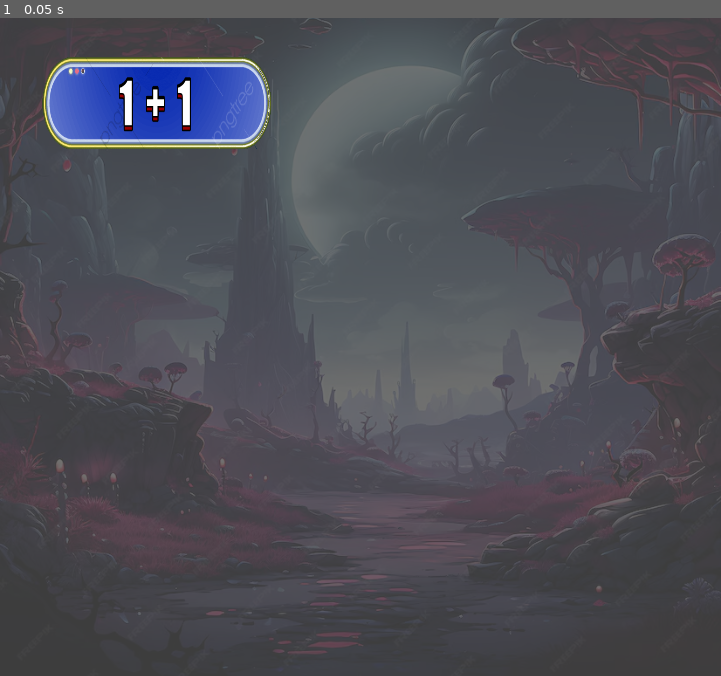
Above: before the commit, frame 1.
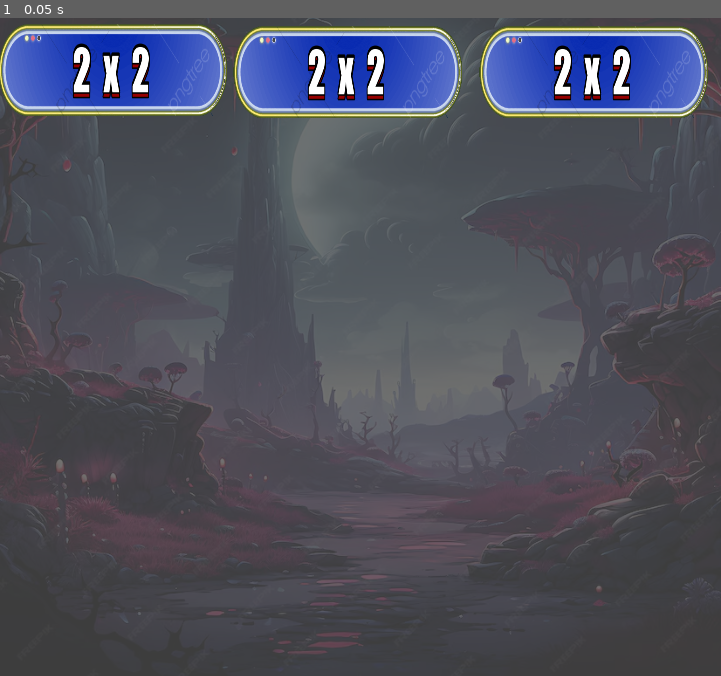
Above: after the commit, the same moment.

Repository: Klousse/Math-Invaders
Game: Godot game, scene res://Scenes/Game.tscn
Same seed, same stepped clock (60 frames per second), same inputs: the game is played once before the commit and once after it.
Inputs:
- Up to frame 1 (0.05 s): no input

The runs differ from the first frame. In frame 1, 14% of the frame differs, in the area x 0-99%, y 0-20%.

Commit message:
invader refinement and script for making calculations

Diff:
--- a/Scenes/Game.tscn
+++ b/Scenes/Game.tscn
@@ -13,5 +13,13 @@
 [node name="InvaderContainer" type="Node2D" parent="."]
 
 [node name="Invader" parent="InvaderContainer" instance=ExtResource("2_o0ixr")]
-position = Vector2(157, 85)
+position = Vector2(348, 54)
 scale = Vector2(0.397569, 0.620805)
+
+[node name="Invader2" parent="InvaderContainer" instance=ExtResource("2_o0ixr")]
+position = Vector2(113, 52)
+scale = Vector2(0.397569, 0.620805)
+
+[node name="Invader3" parent="InvaderContainer" instance=ExtResource("2_o0ixr")]
+position = Vector2(594, 54)
+scale = Vector2(0.397569, 0.620805)
--- a/Scenes/invader.tscn
+++ b/Scenes/invader.tscn
@@ -1,12 +1,16 @@
-[gd_scene load_steps=3 format=3 uid="uid://bs5p1gy3uk58r"]
+[gd_scene load_steps=4 format=3 uid="uid://bs5p1gy3uk58r"]
 
 [ext_resource type="Texture2D" uid="uid://k8nhgn7a5ri5" path="res://Assets/art/frame.png" id="1_pe3rm"]
 [ext_resource type="FontFile" uid="uid://d2jq8fxj6a4o6" path="res://Assets/fonts/impact.ttf" id="2_irfb8"]
+[ext_resource type="Script" path="res://Scripts/invader.gd" id="2_ycmcs"]
 
 [node name="Invader" type="Sprite2D"]
 texture = ExtResource("1_pe3rm")
+script = ExtResource("2_ycmcs")
 
-[node name="Low" type="Label" parent="."]
+[node name="Labels" type="Node2D" parent="."]
+
+[node name="Low" type="Label" parent="Labels"]
 offset_left = -236.0
 offset_top = -48.0
 offset_right = 228.0
@@ -20,7 +24,7 @@
 horizontal_alignment = 1
 vertical_alignment = 2
 
-[node name="High" type="Label" parent="."]
+[node name="High" type="Label" parent="Labels"]
 offset_left = -236.0
 offset_top = -58.0
 offset_right = 228.0
@@ -34,7 +38,7 @@
 horizontal_alignment = 1
 vertical_alignment = 2
 
-[node name="Top" type="Label" parent="."]
+[node name="Top" type="Label" parent="Labels"]
 offset_left = -236.0
 offset_top = -55.0
 offset_right = 228.0
--- /dev/null
+++ b/Scripts/CalculationGenerator.gd
@@ -0,0 +1,45 @@
+extends Node
+
+class_name generator
+
+var p_digitWeights = [1,1,1,1,1,1,1,1,1,1] #weightings for producing a digit between 0 ~ 9
+
+func GetProbabilityIndex(table, nOutOf=null):
+	if nOutOf == null:
+		nOutOf = 0
+		for num in table:
+			nOutOf += num
+
+	var r  = randi() % nOutOf
+	var nCumulativeChance = 0
+	for t in table.size():
+		if table[t] > 0:
+			nCumulativeChance += table[t]
+			if r < nCumulativeChance:
+				return t
+	var lastIx = -1
+	while table[lastIx] == 0:
+		lastIx -= 1
+	return table.size()+lastIx
+
+func GenerateNumber(digits) -> int:
+	var string = ""
+	var d = -1
+	for i in digits:
+		string += string + str(GetProbabilityIndex(p_digitWeights))
+	return int(string)
+
+
+func generate_addition() -> int:
+# Generate an addition calculation, e.g., 10 + 5
+	var operand1 = randi() % 90 + 10
+	var operand2 = randi() % 90 + 10
+	return operand1 + operand2
+
+# Called when the node enters the scene tree for the first time.
+func _ready():
+	pass # Replace with function body.
+
+# Called every frame. 'delta' is the elapsed time since the previous frame.
+func _process(delta):
+	pass
--- /dev/null
+++ b/Scripts/invader.gd
@@ -0,0 +1,39 @@
+extends Sprite2D
+
+class_name invader
+
+var p_answer = 0
+var p_lives = 1
+@onready var n_Label = $Labels
+@onready var n_AllLabels = n_Label.get_children()
+
+func CheckAnswer(val):
+	if val == p_answer:	CorrectAnswer()
+	else:	FalseAnswer()
+
+func CorrectAnswer():
+	p_lives -= 1
+	if p_lives == 0:
+		Die()
+	pass
+
+func FalseAnswer():
+	pass
+
+func Die():
+	queue_free()
+	pass
+
+func SetLabels(text = ""):
+	for l in n_AllLabels:
+		l.text = text
+	pass
+
+# Called when the node enters the scene tree for the first time.
+func _ready():
+	SetLabels("2  x  2")
+	pass # Replace with function body.
+
+# Called every frame. 'delta' is the elapsed time since the previous frame.
+func _process(delta):
+	pass
